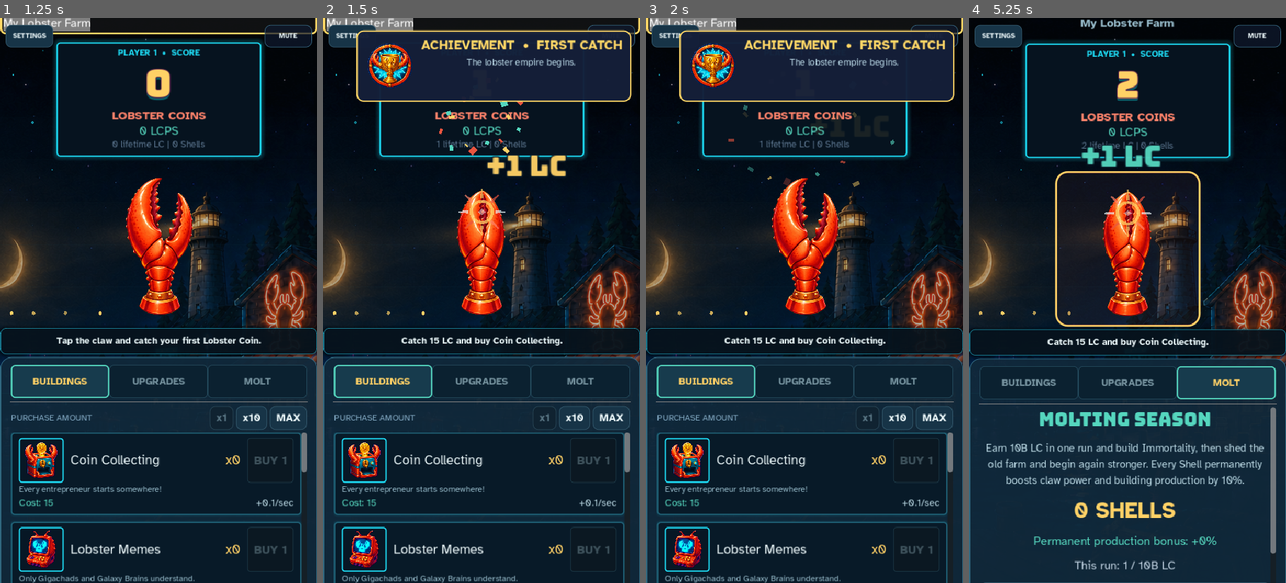
Above: before the commit, frames 1-4 (left to right).
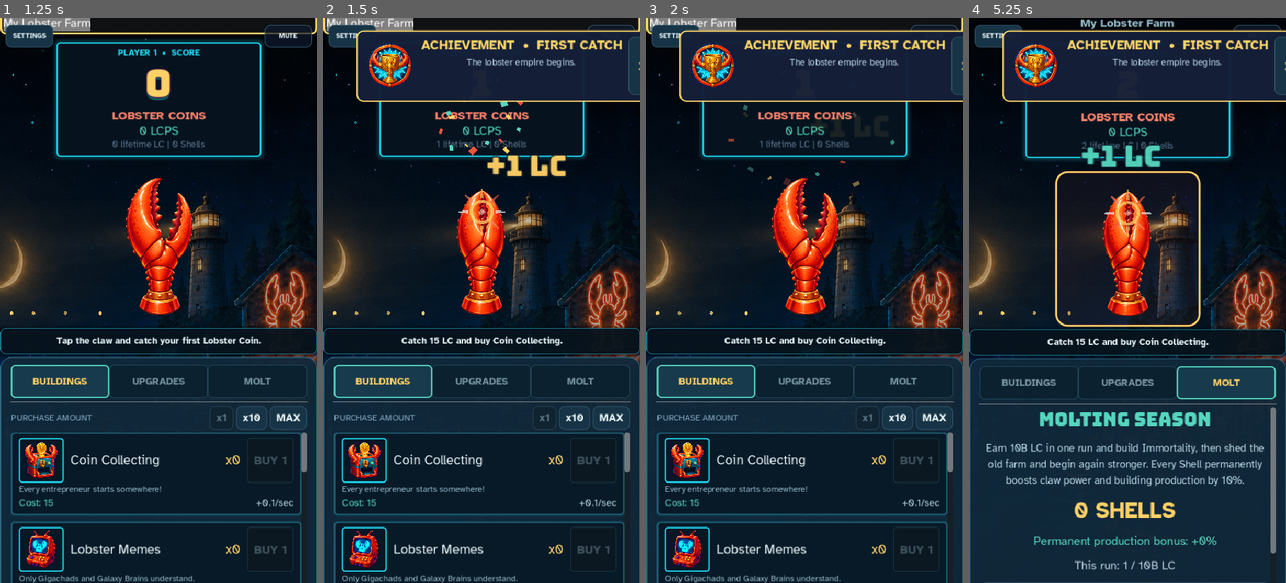
Above: after the commit, the same moments.

Repository: thecryptomasters/lobster-clicker
Game: Godot game, scene res://scenes/main.tscn
Two runs of this game, one before a commit and one after it. Both use one fixed random seed, a clock stepped at 60 frames per second and the inputs below.
Inputs (mouse positions are in pixels of both pictures, inside the frame that each line leads up to):
- Up to frame 1 (1.25 s): click "My Lobster Farm" at 0.5 s
- Up to frame 2 (1.5 s): click (481, 249) at 1.25 s
- Up to frame 3 (2 s): no input
- Up to frame 4 (5.25 s): click "BUILDINGS" at 2 s; click "UPGRADES" at 2.75 s; click "MOLT" at 3.5 s; click "My Lobster Farm" at 4.25 s; click (1127, 249) at 5 s

Frame 1 is identical in both runs. In frame 2, 0.5% of the frame differs, in the area x 95-100%, y 2-15%; in frame 3, 0.5%; in frame 4, 6.6%, in the area x 10-100%, y 2-15%.

Commit message:
Keep milestone popups until dismissed

Diff:
--- a/scenes/main.gd
+++ b/scenes/main.gd
@@ -99,6 +99,7 @@
 var _music_muted: bool = false
 var _toast_panel: PanelContainer
 var _toast_tween: Tween
+var _toast_queue: Array[Dictionary] = []
 var _celebration_layer: Control
 var _celebration_tween: Tween
 var _score_pulse_tween: Tween
@@ -1027,8 +1028,15 @@
 
 func _show_toast(title: String, desc: String, icon: Texture2D = AchievementMedalIcon) -> void:
 	if _toast_panel and is_instance_valid(_toast_panel):
-		_toast_panel.queue_free()
+		_toast_queue.append({"title": title, "desc": desc, "icon": icon})
+		return
+	_build_toast(title, desc, icon)
+
+func _build_toast(title: String, desc: String, icon: Texture2D) -> void:
+	if _toast_tween and _toast_tween.is_valid():
+		_toast_tween.kill()
 	_toast_panel = PanelContainer.new()
+	_toast_panel.name = "MilestonePopup"
 	_toast_panel.z_index = 100
 	_toast_panel.set_anchors_preset(Control.PRESET_CENTER_TOP)
 	var toast_width := minf(380.0, get_viewport_rect().size.x - 24.0)
@@ -1076,20 +1084,37 @@
 	box.add_child(title_label)
 	box.add_child(desc_label)
 	row.add_child(box)
+	var close_button := Button.new()
+	close_button.name = "CloseMilestoneButton"
+	close_button.text = "X"
+	close_button.tooltip_text = "Close milestone"
+	close_button.custom_minimum_size = Vector2(44, 44)
+	close_button.focus_mode = Control.FOCUS_ALL
+	close_button.add_theme_font_override("font", UiBoldFont)
+	close_button.add_theme_font_size_override("font_size", 18)
+	close_button.add_theme_color_override("font_color", Color("#ffd766"))
+	close_button.add_theme_color_override("font_hover_color", Color.WHITE)
+	close_button.add_theme_color_override("font_pressed_color", LOBSTER_CORAL)
+	close_button.pressed.connect(_dismiss_toast)
+	row.add_child(close_button)
 	_toast_panel.add_child(row)
 	add_child(_toast_panel)
 	if GameManager.reduced_motion:
 		_toast_panel.modulate.a = 1.0
-		_toast_tween = create_tween()
-		_toast_tween.tween_interval(3.2)
-		_toast_tween.tween_callback(_toast_panel.queue_free)
 		return
 	_toast_panel.modulate.a = 0.0
 	_toast_tween = create_tween()
 	_toast_tween.tween_property(_toast_panel, "modulate:a", 1.0, 0.18)
-	_toast_tween.tween_interval(2.8)
-	_toast_tween.tween_property(_toast_panel, "modulate:a", 0.0, 0.35)
-	_toast_tween.tween_callback(_toast_panel.queue_free)
+
+func _dismiss_toast() -> void:
+	if _toast_tween and _toast_tween.is_valid():
+		_toast_tween.kill()
+	if _toast_panel and is_instance_valid(_toast_panel):
+		_toast_panel.queue_free()
+	_toast_panel = null
+	if not _toast_queue.is_empty():
+		var next_toast: Dictionary = _toast_queue.pop_front()
+		call_deferred("_build_toast", next_toast["title"], next_toast["desc"], next_toast["icon"])
 
 # --- Dev Menu ---
 
--- a/tests/run_tests.gd
+++ b/tests/run_tests.gd
@@ -396,6 +396,15 @@
 	_expect(GameManager.building_counts[0] == 1, "main-scene smoke buys the first building through its real button")
 	var purchase_burst = first_building_item.icon_frame.find_child("PurchaseBurst", false, false)
 	_expect(purchase_burst != null, "building purchase triggers its arcade particle burst")
+	var milestone_popup = main_ui.find_child("MilestonePopup", false, false)
+	_expect(milestone_popup != null, "earned milestones remain visible as a readable popup")
+	if milestone_popup:
+		var close_milestone_button = milestone_popup.find_child("CloseMilestoneButton", true, false)
+		_expect(close_milestone_button is Button, "milestone popup provides a large explicit close button")
+		if close_milestone_button:
+			close_milestone_button.pressed.emit()
+			await get_tree().process_frame
+			_expect(not is_instance_valid(milestone_popup), "milestone popup closes only after player dismissal")
 	var burst_uses_geometry := purchase_burst != null
 	if purchase_burst:
 		for burst_particle in purchase_burst.get_children():
Not shown, changed: export/index.html
Not shown, changed: export/index.pck
